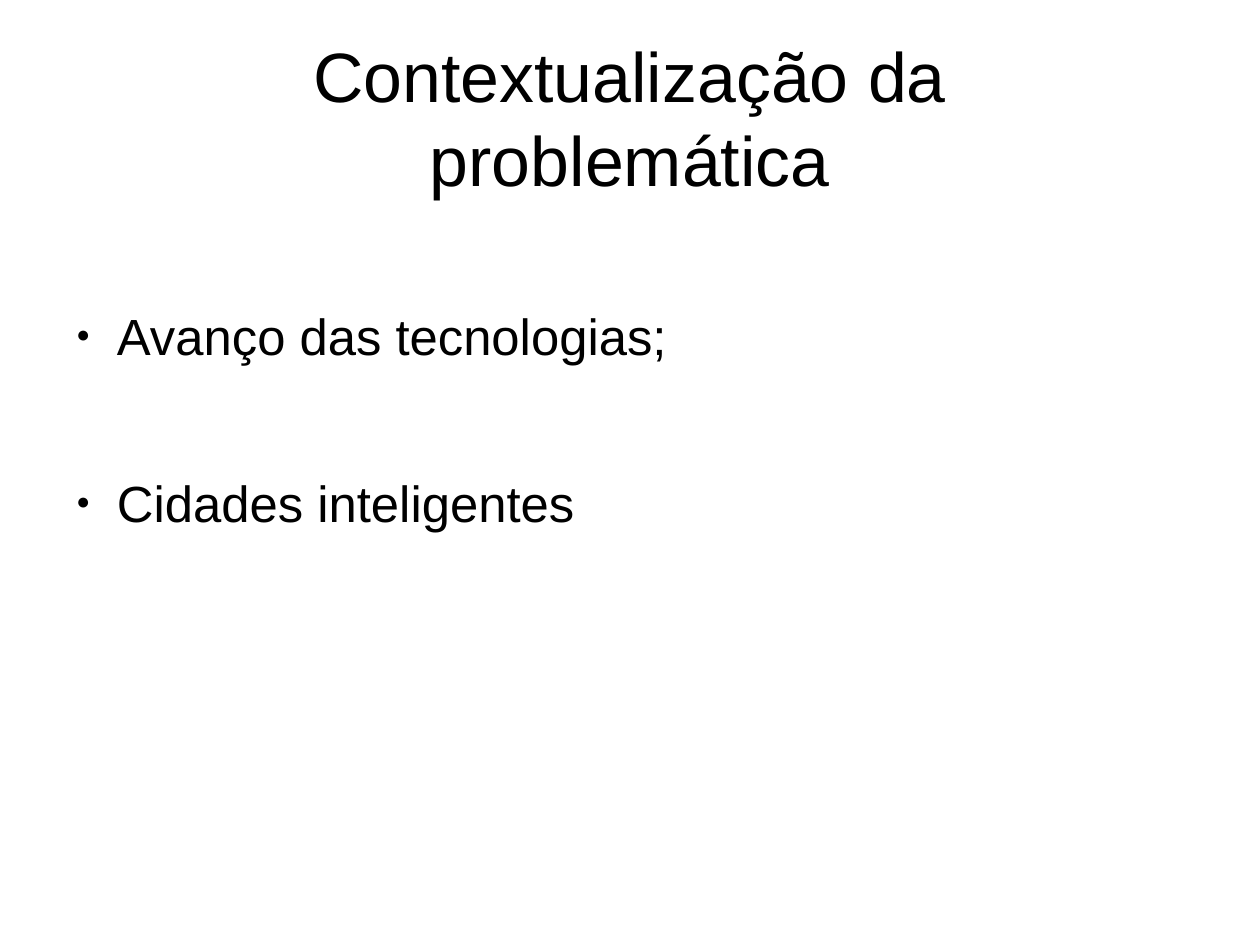
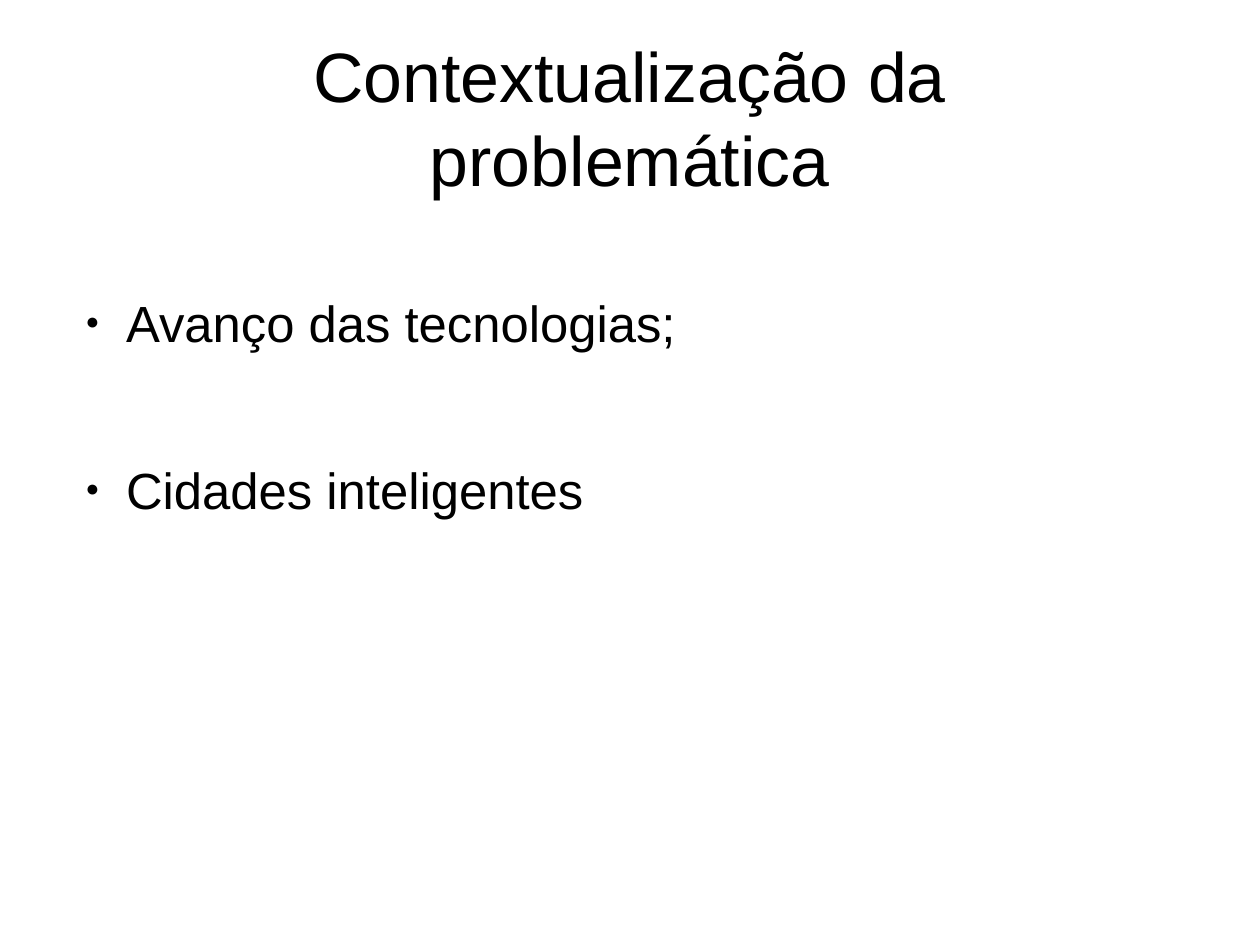
Before and after one commit to AlexssandroUeno/3-Ano, a slide deck: slide 2 of Trabalho de Conclusão de Curso/TCC/TCC .odp. Drawn at 1260x945 pixels with LibreOffice and Linux fonts; fonts in the diff are those of the drawing. Boxes give left, top, right and bottom in pixels: in the first picture for what was removed or moved away, otherwise in the second. Text is boxed around its words. In the diff, an @@ line names an element or a change of style, - is before the commit and + after.

```diff
--- a/Trabalho de Conclusão de Curso/TCC/TCC .odp
+++ b/Trabalho de Conclusão de Curso/TCC/TCC .odp
@@ text "Avanço das tecnologias;" moved from (x1=117, y1=318, x2=667, y2=532) to (x1=126, y1=305, x2=676, y2=519) @@
```
Also in this commit, not shown: 29 other files.
